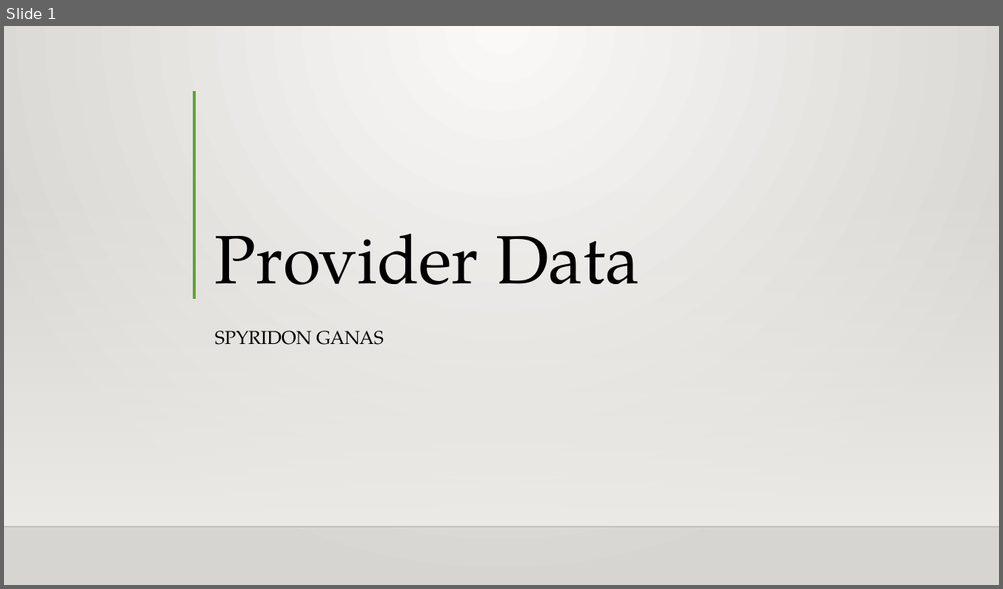
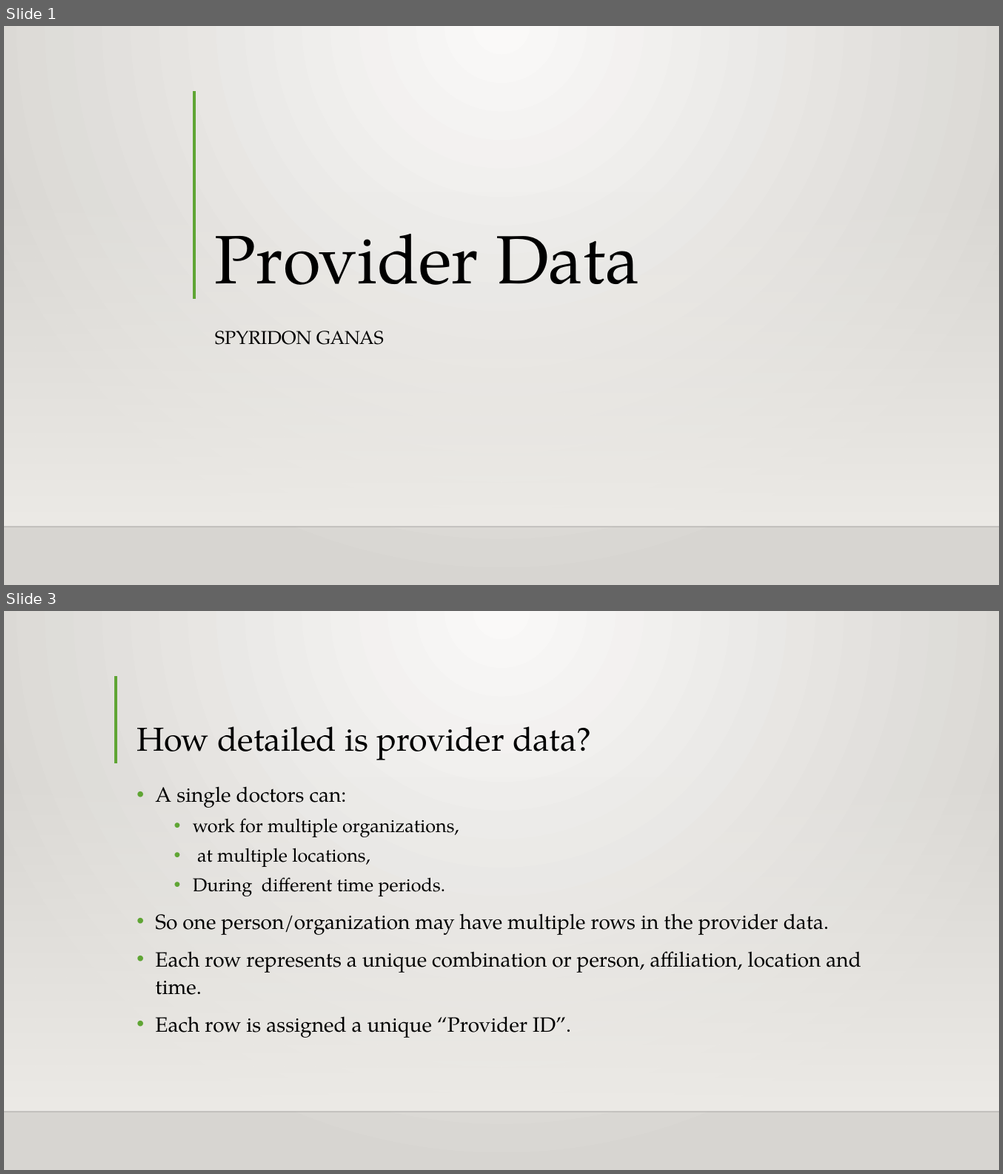
Before and after one commit to Intro-to-APCD/Intro-to-APCD.github.io, a slide deck: PowerPoints/Phase 2 - Overview/006 An Overview of Provider Data.pptx. Shown one above the other, each under a label of ours: slide 1 before the commit, slides 1 and 3 after it; the slides between them are not shown. The pictures are 1003x589 and 1003x1174 pixels, drawn with LibreOffice and Linux fonts; fonts in the diff are those of the drawing; background and template pictures are left out. Boxes give left, top, right and bottom in pixels: in the first picture for what was removed or moved away, otherwise in the second. Text is boxed around its words. In the diff, an @@ line names an element or a change of style, - is before the commit and + after.

Commit message:
completed the provider powerpoint

```diff
--- a/PowerPoints/Phase 2 - Overview/006 An Overview of Provider Data.pptx
+++ b/PowerPoints/Phase 2 - Overview/006 An Overview of Provider Data.pptx
@@ slide 3 added at [4, 611, 999, 1170], background gradient #FAFAF9 to #D7D5D2; not listed: 2 template elements that a slide beside it also shows @@
@@ line added from (116, 676) to (116, 763), #5FA534 3 pt @@
@@ title added at [136, 726, 592, 760], 32 pt, text #000000 @@
+How detailed is provider data?
@@ text added at [155, 786, 860, 1038], 20 pt, text #000000 @@
+• A single doctors can:
+  • work for multiple organizations,
+  • at multiple locations,
+  • During different time periods.
+• So one person/organization may have multiple rows in the provider data.
+• Each row represents a unique combination or person, affiliation, location and time.
+• Each row is assigned a unique “Provider ID”.
```
Also in this commit, not shown: 5 other slides added, 6 slides removed.
